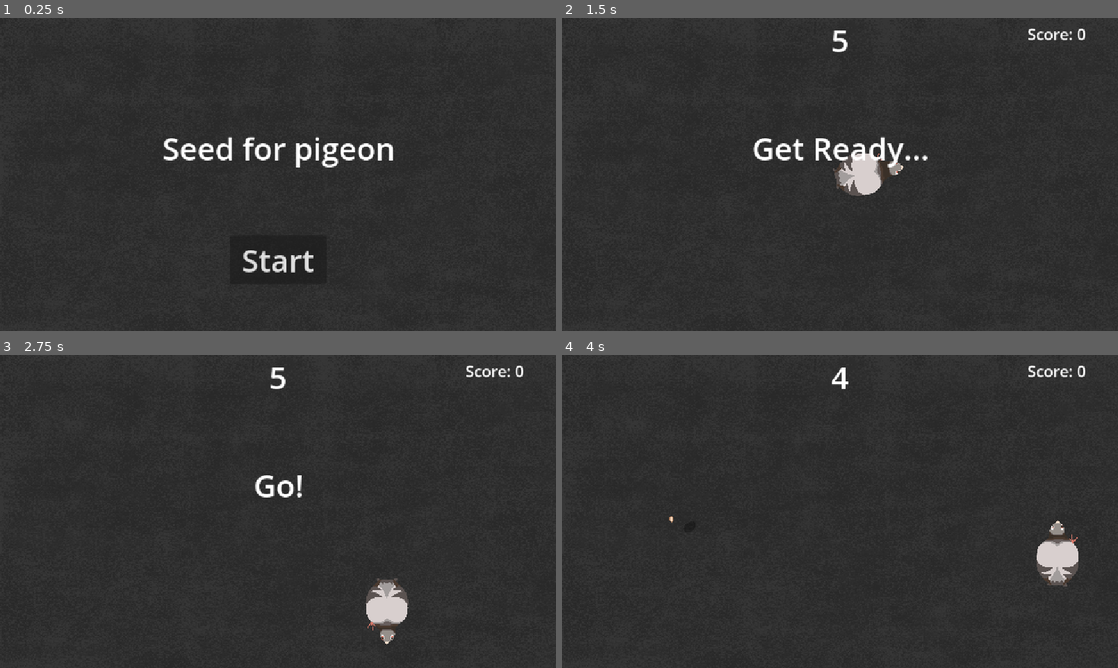
Above: before the commit, frames 1-4 (two rows, left to right).
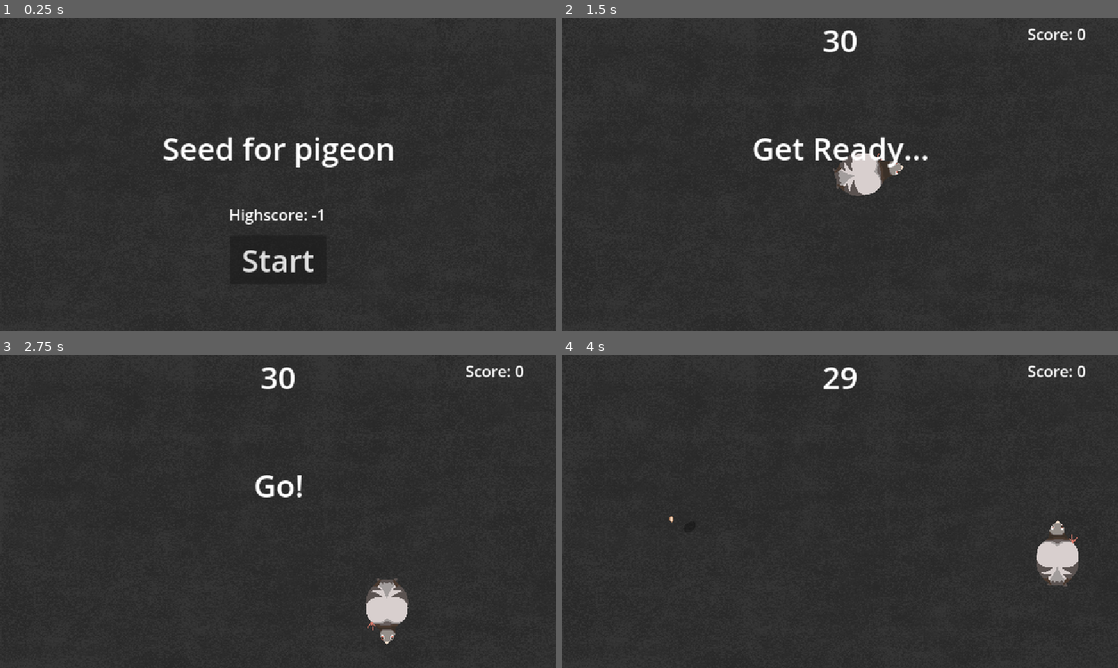
Above: after the commit, the same moments.

Repository: kimypham/seed-for-pigeon
Game: Godot game, scene res://main.tscn
The game is run twice, just before and just after one commit, with the same random seed, the same clock (stepped at 60 frames per second) and the same inputs.
Inputs:
- Up to frame 1 (0.25 s): no input
- Up to frame 2 (1.5 s): click "Start" at 0.5 s; tap Enter at 1.25 s; hold D (move_right) from 1.28 s (still down)
- Up to frame 3 (2.75 s): release D (move_right) at 2.03 s; hold S (move_down) from 2.03 s (still down)
- Up to frame 4 (4 s): release S (move_down) at 2.78 s; hold D (move_right) 2.78-3.53 s; hold W (move_up) from 3.53 s (still down)

The runs differ from the first frame. In frame 1, 0.3% of the frame differs, in the area x 41-59%, y 61-66%; in frame 2, 0.2%; in frame 3, 0.2%; in frame 4, 0.3%.

Commit message:
Add highscore

Diff:
--- a/hud.gd
+++ b/hud.gd
@@ -11,6 +11,7 @@
 func show_game_over():
 	show_message("Game Over")
 	$YourScoreLabel.show()
+	$HighscoreLabel.show()
 	$ScoreLabel.hide()
 	$RoundLengthLabel.hide()
 
@@ -29,12 +30,16 @@
 func update_your_score_label(score):
 	$YourScoreLabel.text = "Your score was: " + str(score)
 
+func update_highscore_label(score):
+	$HighscoreLabel.text = "Highscore: " + str(score)
+
 func update_round_length(round_length):
 	$RoundLengthLabel.text = str(round_length)
 
 func _on_start_button_pressed():
 	$StartButton.hide()
 	$YourScoreLabel.hide()
+	$HighscoreLabel.hide()
 	start_game.emit()
 	$ScoreLabel.show()
 	$RoundLengthLabel.show()
--- a/hud.tscn
+++ b/hud.tscn
@@ -89,7 +89,6 @@
 horizontal_alignment = 1
 
 [node name="HighscoreLabel" type="Label" parent="."]
-visible = false
 anchors_preset = 8
 anchor_left = 0.5
 anchor_top = 0.5
--- a/main.gd
+++ b/main.gd
@@ -1,14 +1,17 @@
 extends Node
 
 @export var seed_scene: PackedScene
-@onready var pigeon = $Pigeon
 
+var current_highscore
 var score
 var round_length
-var starting_round_length = 5
+
+const STARTING_ROUND_LENGTH = 30
+const SAVE_PATH = "user://highscore.bin"
 
 func _ready():
-	#new_game()
+	current_highscore = load_highscore()
+	$HUD.update_highscore_label(current_highscore)
 	pass
 
 func _on_pigeon_eat(seed) -> void:
@@ -22,15 +25,20 @@
 	$SeedTimer.stop()
 	$HUD.update_your_score_label(score)
 	$HUD.show_game_over()
-	pigeon.hide()
+	$Pigeon.hide()
 	for child in get_children():
 		if child is RigidBody2D:
 			child.queue_free()
 
+	current_highscore = load_highscore()
+	if score > current_highscore:
+		$HUD.update_highscore_label(score)
+		save_highscore(score)
+
 func new_game():
 	score = 0
-	round_length = starting_round_length
-	pigeon.show()
+	round_length = STARTING_ROUND_LENGTH
+	$Pigeon.show()
 	$Pigeon.start($StartPosition.position)
 	$StartTimer.start()
 
@@ -74,5 +82,20 @@
 	$RoundTimer.start()
 
 func _on_seed_landed(seed):
-	if pigeon.position.distance_to(seed.position) < 75:  # adjust radius as needed
-		pigeon.eat.emit(seed)
+	if $Pigeon.position.distance_to(seed.position) < 75:  # adjust radius as needed
+		$Pigeon.eat.emit(seed)
+
+func save_highscore(highscore: int) -> void:
+	var file := FileAccess.open(SAVE_PATH, FileAccess.WRITE)
+	if file:
+		file.store_64(highscore)
+	else:
+		push_warning("Couldn't save highscore file: ", error_string(FileAccess.get_open_error()))
+
+func load_highscore() -> int:
+	var file := FileAccess.open(SAVE_PATH, FileAccess.READ)
+	if file:
+		return file.get_64()
+	else:
+		push_warning("Couldn't load highscore file: ", error_string(FileAccess.get_open_error()))
+		return -1
